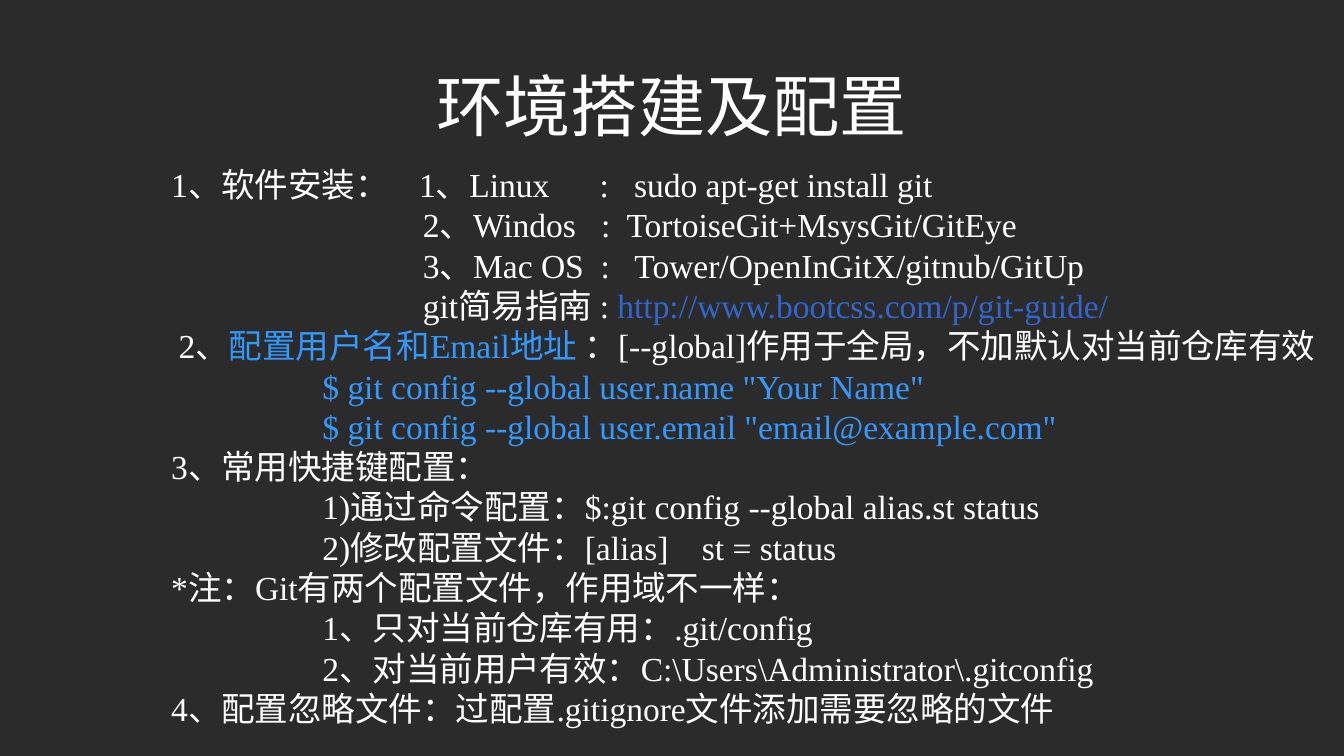
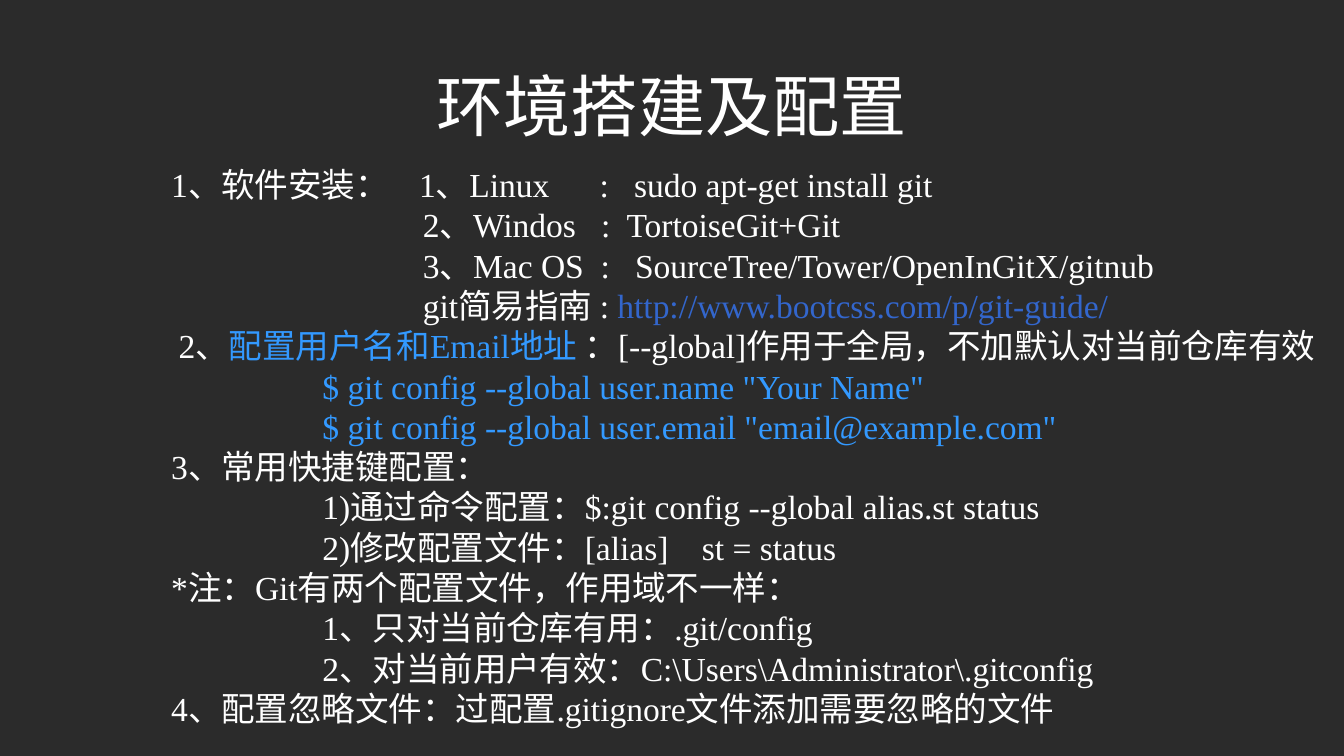
Before and after one commit to liuchangfa/workplace, a slide deck: slide 4 of training/Git/Git.ppt. Drawn at 1344x756 pixels with LibreOffice and Linux fonts; fonts in the diff are those of the drawing; background and template pictures are left out; a plain dark background stands for a picture behind light text. Boxes give left, top, right and bottom in pixels: in the first picture for what was removed or moved away, otherwise in the second. Text is boxed around its words. In the diff, an @@ line names an element or a change of style, - is before the commit and + after.

```diff
--- a/training/Git/Git.ppt
+++ b/training/Git/Git.ppt
@@ text at [423,213,1154,284]: text changed @@
-2、Windos : TortoiseGit+MsysGit/GitEye
-3、Mac OS : Tower/OpenInGitX/gitnub/GitUp
+2、Windos : TortoiseGit+Git
+3、Mac OS : SourceTree/Tower/OpenInGitX/gitnub
```
Also in this commit, not shown: 2 other slides changed, 8 slides added, 7 slides removed.
